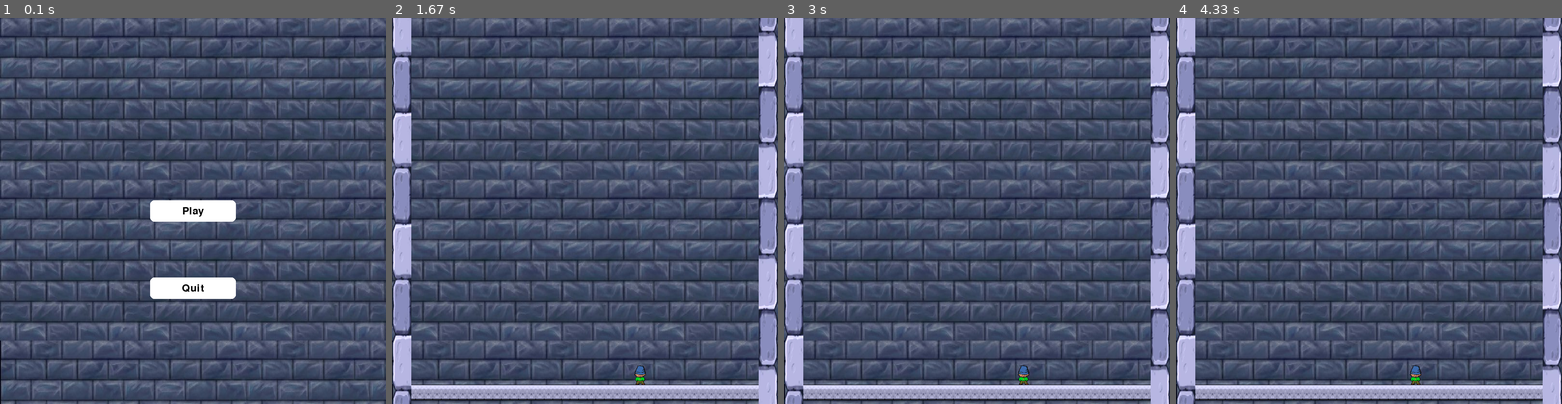
Above: before the commit, frames 1-4 (left to right).
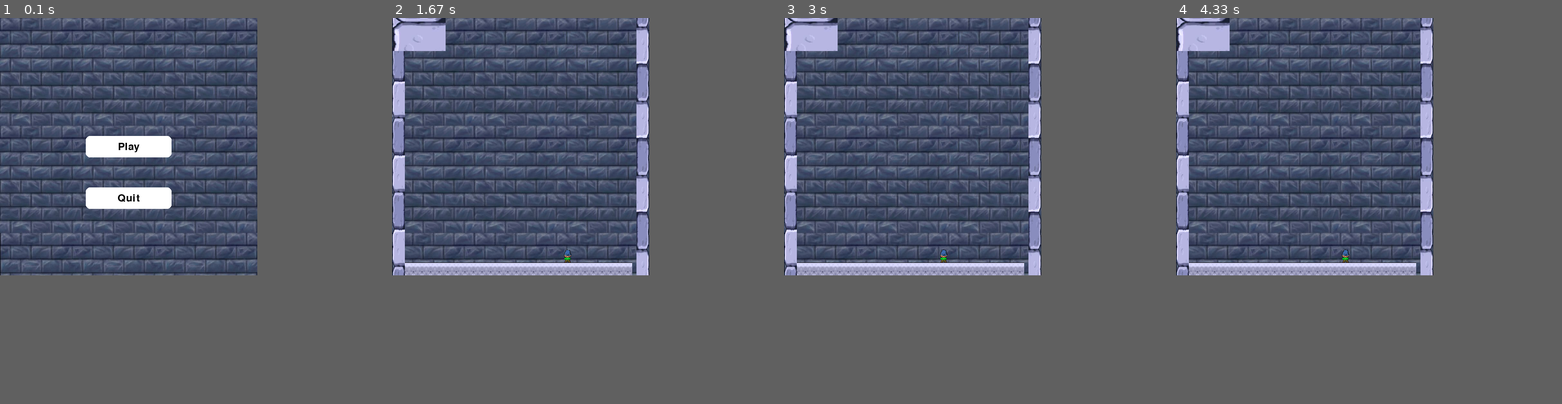
Above: after the commit, the same moments.

Repository: michalasia10/icy-tower-pygame
Game: pygame game, started from main.py
Two runs of this game, one before a commit and one after it. Both use one fixed random seed, a clock stepped at 60 frames per second and the inputs below.
Inputs (mouse positions are in pixels of both pictures, inside the frame that each line leads up to):
- Up to frame 1 (0.1 s): no input
- Up to frame 2 (1.67 s): click "Play" at 0.38 s; hold Right 0.67-1.13 s; move the mouse to (511, 156) at 0.7 s; hold Right from 1.5 s (still down)
- Up to frame 3 (3 s): release Right at 1.97 s; hold Left 2-2.53 s; hold Left 2.57-2.97 s
- Up to frame 4 (4.33 s): hold Right 3.4-4.03 s; hold Left from 4.07 s (still down)
In our replay, the window is 900x900 before the commit and 600x600 after it. These sizes can differ from the game's own. Grey fills any space a smaller window leaves; there, only what the larger window draws over its background counts as a difference.

The runs differ from the first frame. In frame 1, 73% of the frame differs, in the area x 0-100%, y 0-100%; in frame 2, 72%; in frame 3, 72%; in frame 4, 72%.

Commit message:
feat: movement when key pressed (#2)
* feat: movement when key pressed

Diff:
--- a/game.py
+++ b/game.py
@@ -6,6 +6,7 @@
     display,
     QUIT
 )
+from pygame.event import Event
 from pygame.time import Clock
 
 from images import ImagesStore
@@ -36,6 +37,7 @@
 
     def run(self):
         while True:
+            event: Event
             for event in pygame_event.get():
                 if event.type == QUIT: sys.exit()
 
--- a/settings.py
+++ b/settings.py
@@ -1,5 +1,5 @@
-SCREEN_WIDTH = 900
-SCREEN_HEIGHT = 900
+SCREEN_WIDTH = 600
+SCREEN_HEIGHT = 600
 IMAGE_PLAYER_HEIGHT = SCREEN_HEIGHT * 1 / 20
 IMAGE_PLAYER_WIDTH = SCREEN_WIDTH * 3 / 100  # 30
 WALL_WIDTH = SCREEN_WIDTH * 1 / 20
--- a/states/player.py
+++ b/states/player.py
@@ -1,10 +1,40 @@
 from random import randint
 
 from pygame import constants
+from enum import Enum
+
+from pygame.event import Event
 
 from settings import IMAGE_PLAYER_WIDTH, SCREEN_WIDTH, WALL_WIDTH, IMAGE_PLAYER_HEIGHT, SCREEN_HEIGHT
 from sprites.player import IcyTowerSprite
 from states.base import State
+from dataclasses import dataclass
+
+
+class DirectionEnum(str, Enum):
+    LEFT = 'left'
+    RIGHT = 'right'
+    NONE = 'none'
+
+
+@dataclass
+class MovementState:
+    direction: DirectionEnum = DirectionEnum.NONE
+    speed: int = 1
+    velocity: int = 0
+    max_velocity: int = 3
+
+    def reset_direction(self):
+        self.direction = DirectionEnum.NONE
+
+    def reset_velocity(self):
+        self.velocity = 0
+
+    def bump_velocity(self):
+        if self.velocity < self.max_velocity:
+            self.velocity += self.speed
+        else:
+            print('Max speeeeed....')
 
 
 class PlayerState(State):
@@ -20,22 +50,48 @@
             x=randint(int(WALL_WIDTH), int(SCREEN_WIDTH - IMAGE_PLAYER_WIDTH - WALL_WIDTH)),
             y=SCREEN_HEIGHT - IMAGE_PLAYER_HEIGHT * 2
         )
+        self._movement_state = MovementState()
 
-    def handle_event(self, event):
-        if event.type == constants.KEYDOWN:
-            self.handle_key_press(event.key)
+    def handle_event(self, event: Event):
+        if hasattr(event, 'key'):
+            self.handle_key(event.key, event.type)
 
-    def handle_key_press(self, key):
+    def handle_key(self, key, event_type):
+        reset = event_type == constants.KEYUP
+
         match key:
             case constants.K_LEFT:
-                self.sprite.rect.move_ip(-10, 0)
+                self._set_direction_or_reset(
+                    DirectionEnum.LEFT,
+                    reset
+                )
             case constants.K_RIGHT:
-                self.sprite.rect.move_ip(10, 0)
-            case constants.K_SPACE:
+                self._set_direction_or_reset(
+                    DirectionEnum.RIGHT,
+                    reset
+                )
+            case constants.K_SPACE | constants.K_UP:
                 print('JUMP')
 
+    def _set_direction_or_reset(self, direction: DirectionEnum, reset=False):
+        if reset:
+            self._movement_state.reset_direction()
+            self._movement_state.reset_velocity()
+
+        elif self._movement_state.direction == direction:
+            self._movement_state.bump_velocity()
+
+        else:
+            self._movement_state.direction = direction
+            self._movement_state.bump_velocity()
+
     def update(self):
-        0  # do nothing
+        minus_velocity: bool = self._movement_state.direction == DirectionEnum.LEFT
+
+        self.sprite.rect.move_ip(
+            -self._movement_state.velocity if minus_velocity else self._movement_state.velocity,
+            0
+        )
 
     def render(self):
         self.sprite.draw()
